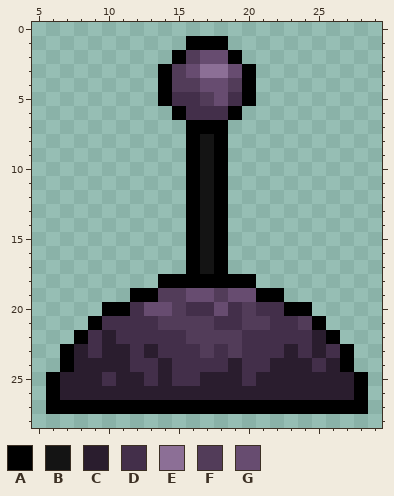
Pixel-art sprite -- res/handle/handle_1.png. The first picture shows the starting point.
The file is 35x29 pixels. Shown: x 5..29, y 0..28.
Palette (. is transparent): A #000000  B #141414  C #2a1d2e  D #432f4a  E #8c6f96  F #523c59  G #674c70
After:
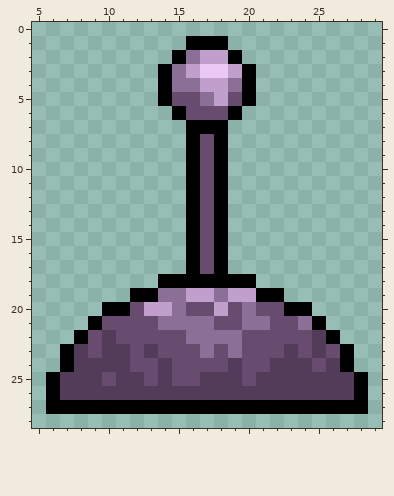
Change:
{"colour":"C","old":"#2a1d2e","new":"#523c59"}
{"colour":"D","old":"#432f4a","new":"#674c70"}
{"colour":"E","old":"#8c6f96","new":"#ebc9f7"}
{"colour":"F","old":"#523c59","new":"#8c6f96"}
{"colour":"G","old":"#674c70","new":"#c09fcc"}
{"y":8,"x":17,"old":"B","new":"D"}
{"y":9,"x":17,"old":"B","new":"D"}
{"y":10,"x":17,"old":"B","new":"D"}
{"y":11,"x":17,"old":"B","new":"D"}
{"y":12,"x":17,"old":"B","new":"D"}
{"y":13,"x":17,"old":"B","new":"D"}
{"y":14,"x":17,"old":"B","new":"D"}
{"y":15,"x":17,"old":"B","new":"D"}
{"y":16,"x":17,"old":"B","new":"D"}
{"y":17,"x":17,"old":"B","new":"D"}
